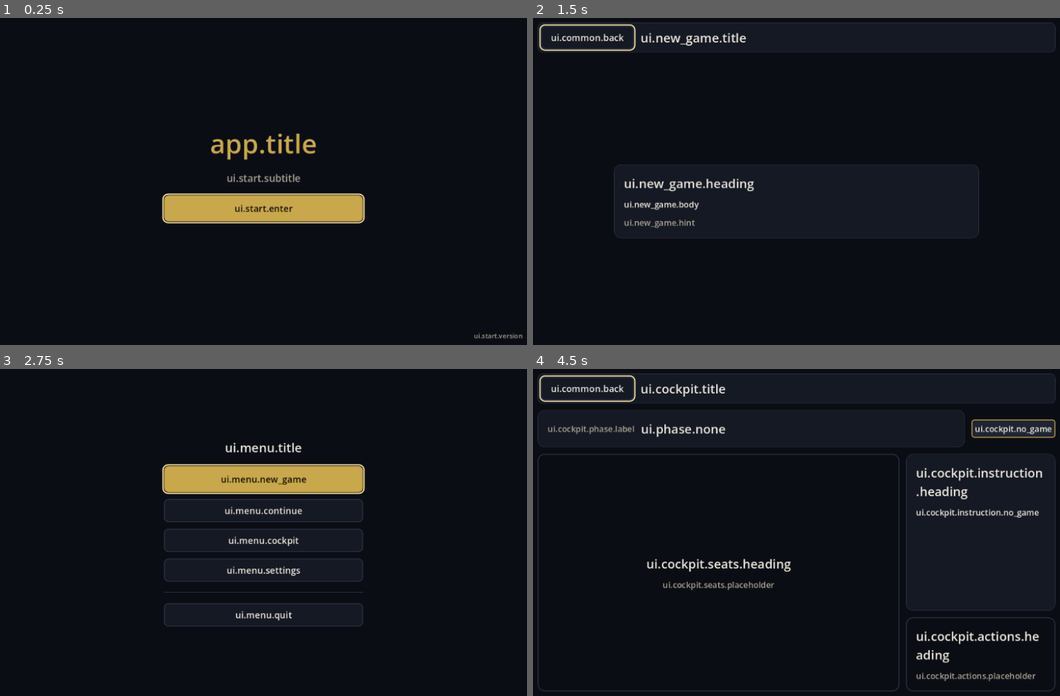
Above: before the commit, frames 1-4 (two rows, left to right).
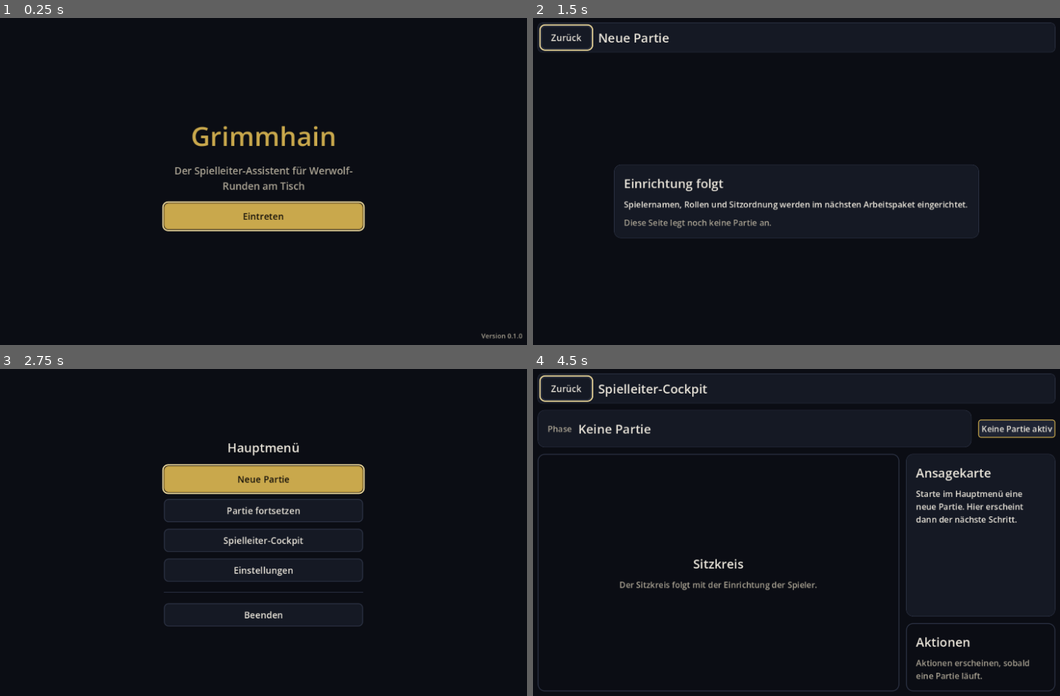
Above: after the commit, the same moments.

Repository: xhaviourshop-sketch/Grimmhain-Revolution
Game: Godot game, scene res://app/main.tscn
Same seed, same stepped clock (60 frames per second), same inputs: the game is played once before the commit and once after it.
Inputs:
- Up to frame 1 (0.25 s): no input
- Up to frame 2 (1.5 s): click "ui.start.enter" (after the commit: "Eintreten") at 0.5 s; click "ui.menu.new_game" (after the commit: "Neue Partie") at 1.25 s
- Up to frame 3 (2.75 s): click "ui.common.back" (after the commit: "Zurück") at 2 s
- Up to frame 4 (4.5 s): click "ui.menu.continue" (after the commit: "Partie fortsetzen") at 2.75 s; click "ui.common.back" (after the commit: "Zurück") at 3.5 s; click "ui.menu.cockpit" (after the commit: "Spielleiter-Cockpit") at 4.25 s

The runs differ from the first frame. In frame 1, 4.8% of the frame differs, in the area x 30-100%, y 32-99%; in frame 2, 2.4%; in frame 3, 1.2%; in frame 4, 5.4%, in the area x 2-100%, y 1-96%.

Commit message:
feat(ui): Lokalisierung DE/EN und ruhige Übergänge
- content/i18n/ui.de.po und ui.en.po mit 53 identischen Schlüsseln, im Projekt registriert
- Sprachwechsel aktualisiert alle sichtbaren Texte sofort
- ScreenRouter blendet neue Ansichten in 200 ms mit 12 px Bewegung ein; bei reduzierter
  Bewegung sofort, ein laufender Übergang wird dann beendet
- Statusmeldungen blenden in 150 ms ein, bei reduzierter Bewegung sofort
- AppShell ignoriert Randberechnung außerhalb des Baums

Testhilfe: Viewportgröße wird nach dem Start bis zur Übernahme gesetzt (headless setzt sie
in den ersten Frames zurück); Einstellungen werden vor dem Start der Shell übergeben.

Co-Authored-By: Claude Opus 5.5 <noreply@anthropic.com>
Claude-Session: https://claude.ai/code/session_01TPAa6aqdG9qfimgUYd4iTS

Diff:
--- a/godot/app/navigation/screen_router.gd
+++ b/godot/app/navigation/screen_router.gd
@@ -4,6 +4,9 @@
 ## sofort aus dem Baum genommen), deshalb kann schnelles Tippen keine Ansicht doppelt stapeln;
 ## Navigation zur aktiven Ansicht wird ignoriert. Zurück führt zur Elternansicht aus ScreenIds.
 ## Wünsche der Ansichten (Zurück, Beenden, Statusmeldung) reicht der Router an die Shell weiter.
+## Übergang: kurzes Einblenden mit kleiner Aufwärtsbewegung (ThemeTokens.TRANSITION_SECONDS).
+## Bei reduzierter Bewegung erscheint die Ansicht sofort. Eingaben sind nie blockiert; eine
+## neue Navigation beendet einen laufenden Übergang.
 
 signal screen_changed(screen_id: StringName)
 signal back_requested
@@ -14,6 +17,7 @@
 
 var _current: BaseScreen = null
 var _current_id: StringName = &""
+var _tween: Tween = null
 
 
 func setup(p_context: AppContext) -> void:
@@ -26,6 +30,23 @@
 
 func current_screen() -> BaseScreen:
 	return _current
+
+
+## Dauer des Einblendens; 0 bei reduzierter Bewegung.
+func transition_duration() -> float:
+	if context != null and context.settings.reduced_motion:
+		return 0.0
+	return ThemeTokens.TRANSITION_SECONDS
+
+
+## Beendet einen laufenden Übergang sofort (z. B. wenn Bewegung reduziert wird).
+func finish_transition() -> void:
+	if _tween != null and _tween.is_valid():
+		_tween.kill()
+	_tween = null
+	if _current != null:
+		_current.modulate.a = 1.0
+		_current.position = Vector2.ZERO
 
 
 ## Ziel von Zurück oder &"" in der Wurzelansicht.
@@ -60,8 +81,19 @@
 
 
 func _show(screen: BaseScreen) -> void:
-	screen.modulate.a = 1.0
-	screen.position = Vector2.ZERO
+	if _tween != null and _tween.is_valid():
+		_tween.kill()
+	_tween = null
+	var duration := transition_duration()
+	if duration <= 0.0:
+		screen.modulate.a = 1.0
+		screen.position = Vector2.ZERO
+		return
+	screen.modulate.a = 0.0
+	screen.position = Vector2(0.0, ThemeTokens.TRANSITION_OFFSET)
+	_tween = create_tween().set_parallel().set_trans(Tween.TRANS_CUBIC).set_ease(Tween.EASE_OUT)
+	_tween.tween_property(screen, "modulate:a", 1.0, duration)
+	_tween.tween_property(screen, "position", Vector2.ZERO, duration)
 
 
 func _remove_current() -> void:
--- a/godot/app/shell/app_shell.gd
+++ b/godot/app/shell/app_shell.gd
@@ -124,6 +124,8 @@
 func _on_settings_changed(key: StringName) -> void:
 	if key == &"language":
 		propagate_notification(NOTIFICATION_TRANSLATION_CHANGED)
+	elif key == &"reduced_motion" and app_context.settings.reduced_motion:
+		_router.finish_transition()
 
 
 func _update_safe_area() -> void:
@@ -144,6 +146,8 @@
 
 
 func _apply_margins(rect: Rect2) -> void:
+	if not is_inside_tree():
+		return
 	var view := get_viewport_rect().size
 	var insets := [0.0, 0.0, 0.0, 0.0]
 	if rect.has_area():
--- a/godot/app/widgets/toast/toast_host.gd
+++ b/godot/app/widgets/toast/toast_host.gd
@@ -2,12 +2,15 @@
 extends Control
 ## Statusmeldungen: kurze, nicht blockierende Meldung am unteren Rand, verschwindet nach
 ## TOAST_VISIBLE_SECONDS. Fängt nie Eingaben ab. Text nur über Übersetzungsschlüssel.
+## Kurzes Einblenden, bei reduzierter Bewegung sofort sichtbar.
 
 var settings: AppSettings = null
 
 @onready var _panel: PanelContainer = %ToastPanel
 @onready var _label: GrimmLabel = %MessageLabel
 @onready var _timer: Timer = %HideTimer
+
+var _tween: Tween = null
 
 
 func _ready() -> void:
@@ -23,8 +26,23 @@
 func show_message(text_key: String) -> void:
 	_label.text_key = text_key
 	_panel.visible = true
-	_panel.modulate.a = 1.0
+	if _tween != null and _tween.is_valid():
+		_tween.kill()
+	var duration := fade_duration()
+	if duration > 0.0:
+		_panel.modulate.a = 0.0
+		_tween = create_tween()
+		_tween.tween_property(_panel, "modulate:a", 1.0, duration)
+	else:
+		_panel.modulate.a = 1.0
 	_timer.start()
+
+
+## Dauer des Einblendens; 0 bei reduzierter Bewegung.
+func fade_duration() -> float:
+	if settings != null and settings.reduced_motion:
+		return 0.0
+	return ThemeTokens.TOAST_FADE_SECONDS
 
 
 func hide_message() -> void:
--- a/godot/project.godot
+++ b/godot/project.godot
@@ -30,6 +30,11 @@
 
 pointing/emulate_mouse_from_touch=true
 
+[internationalization]
+
+locale/translations=PackedStringArray("res://content/i18n/ui.de.po", "res://content/i18n/ui.en.po")
+locale/fallback="en"
+
 [rendering]
 
 renderer/rendering_method="gl_compatibility"
--- a/godot/tests/ui_test_case.gd
+++ b/godot/tests/ui_test_case.gd
@@ -13,6 +13,7 @@
 const THEME_TOKENS_SCRIPT := "res://app/theme/theme_tokens.gd"
 const PLATFORM_SCRIPT := "res://app/platform/app_platform.gd"
 const SESSION_SCRIPT := "res://app/session/game_session.gd"
+const CONTEXT_SCRIPT := "res://app/app_context.gd"
 const PO_DE := "res://content/i18n/ui.de.po"
 const PO_EN := "res://content/i18n/ui.en.po"
 
@@ -75,29 +76,41 @@
 	if scene == null:
 		fail("Hauptszene %s nicht ladbar" % MAIN_SCENE)
 		return null
-	var root := tree.root
-	root.content_scale_mode = Window.CONTENT_SCALE_MODE_DISABLED
-	root.size = size
+	await resize(size)
 	var shell := scene.instantiate() as Control
 	if shell == null:
 		fail("Hauptszene ist kein Control")
 		return null
 	shell.set("quit_handler", func() -> void: quit_calls += 1)
-	root.add_child(shell)
+	# Einstellungen vor dem Start übergeben, damit schon die erste Ansicht sie beachtet.
+	var context_script := load_script(CONTEXT_SCRIPT)
+	if context_script != null:
+		var context: Object = context_script.new()
+		var s := context.get("settings") as Object
+		s.call("set_reduced_motion", reduced_motion)
+		s.call("set_language", locale)
+		shell.set("app_context", context)
+	tree.root.add_child(shell)
 	_spawned.append(shell)
-	var s := settings_of(shell)
-	if s == null:
+	if settings_of(shell) == null:
 		fail("App-Shell liefert keine Einstellungen")
-		return shell
-	s.call("set_reduced_motion", reduced_motion)
-	s.call("set_language", locale)
 	await frames(3)
 	return shell
 
 
+## Setzt die logische Größe des Root-Viewports ohne Skalierung. Headless setzt Godot die
+## Fenstergröße in den ersten Frames nach dem Start zurück; deshalb bis zur Übernahme wiederholen.
 func resize(size: Vector2i) -> void:
-	tree.root.size = size
-	await frames(3)
+	var root := tree.root
+	root.content_scale_mode = Window.CONTENT_SCALE_MODE_DISABLED
+	for attempt: int in 10:
+		root.size = size
+		await frames(1)
+		if root.size == size and root.get_visible_rect().size == Vector2(size):
+			break
+	if root.get_visible_rect().size != Vector2(size):
+		fail("Viewportgröße %s nicht übernommen (%s)" % [size, root.get_visible_rect().size])
+	await frames(2)
 
 
 func context_of(shell: Control) -> Object:
Not shown, added: godot/content/i18n/ui.de.po
Not shown, added: godot/content/i18n/ui.en.po
